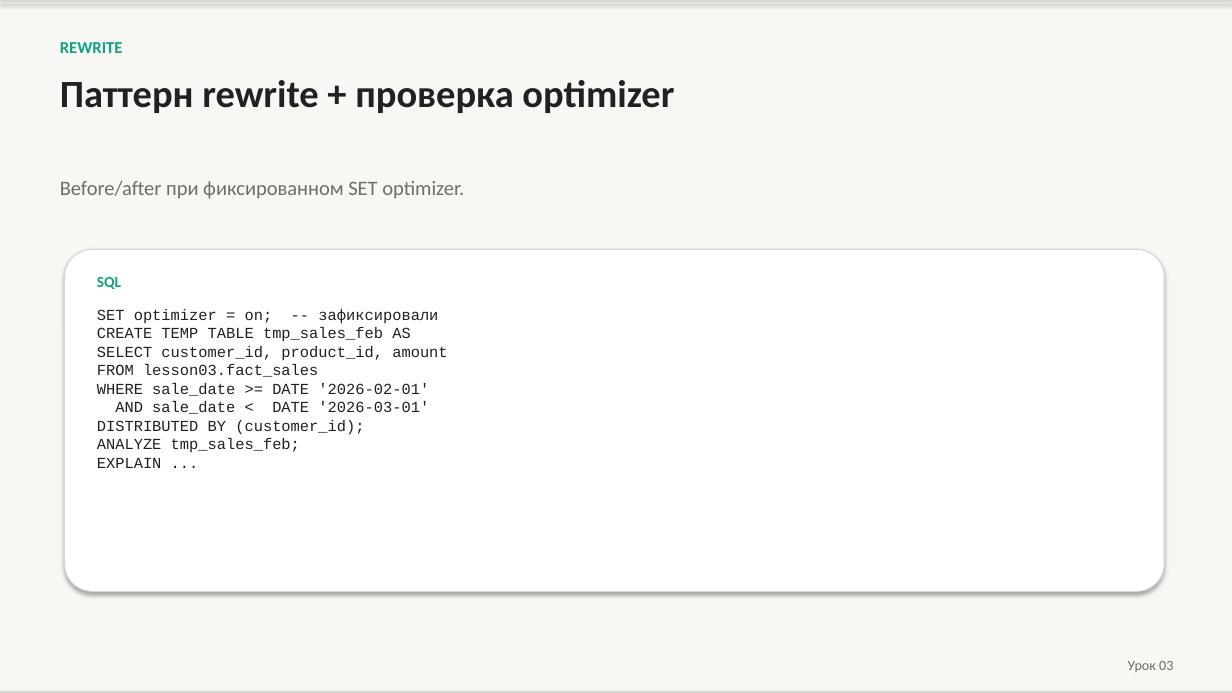
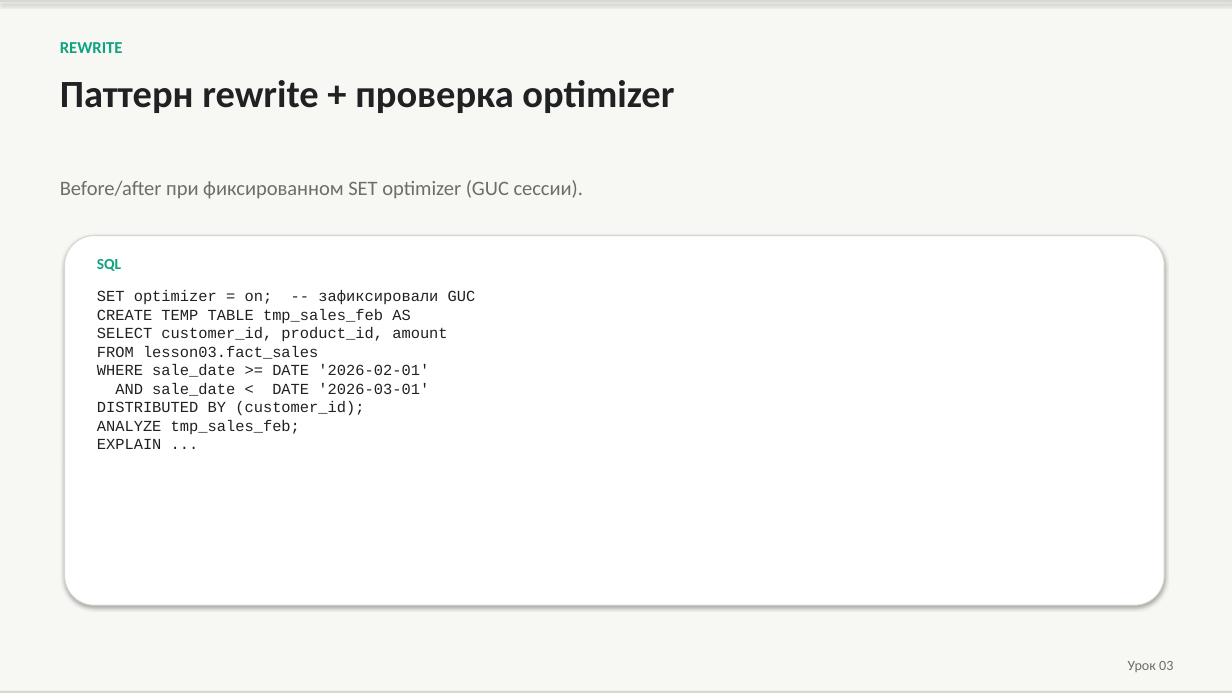
Before and after one commit to PaulKov/de-mentor, a slide deck: slide 40 of artifacts/greenplum-query-tuning-theory.pptx (slide 27 before the commit). Drawn at 1232x693 pixels with LibreOffice and Linux fonts; fonts in the diff are those of the drawing. Boxes give left, top, right and bottom in pixels: in the first picture for what was removed or moved away, otherwise in the second. Text is boxed around its words. In the diff, an @@ line names an element or a change of style, - is before the commit and + after.

```diff
--- a/artifacts/greenplum-query-tuning-theory.pptx
+++ b/artifacts/greenplum-query-tuning-theory.pptx
@@ text at box(60, 180, 584, 199): text changed @@
-Before/after при фиксированном SET optimizer.
+Before/after при фиксированном SET optimizer (GUC сессии).
@@ rounded rectangle: place and size @@
-rounded rectangle at box(65, 250, 1165, 592)
+rounded rectangle at box(65, 236, 1165, 605)
@@ text "SQL": place and size @@
-text "SQL" at box(97, 277, 121, 289)
+text "SQL" at box(97, 259, 121, 271)
@@ text at box(97, 290, 476, 449): text changed @@
-SET optimizer = on; -- зафиксировали
-CREATE TEMP TABLE tmp_sales_feb AS
-SELECT customer_id, product_id, amount
-FROM lesson03.fact_sales
-WHERE sale_date >= DATE '2026-02-01'
-AND sale_date < DATE '2026-03-01'
-DISTRIBUTED BY (customer_id);
-ANALYZE tmp_sales_feb;
-EXPLAIN ...
+SET optimizer = on; -- зафиксировали GUC
+CREATE TEMP TABLE tmp_sales_feb AS
+SELECT customer_id, product_id, amount
+FROM lesson03.fact_sales
+WHERE sale_date >= DATE '2026-02-01'
+AND sale_date < DATE '2026-03-01'
+DISTRIBUTED BY (customer_id);
+ANALYZE tmp_sales_feb;
+EXPLAIN ...
```
Also in this commit, not shown: 28 other slides changed, 13 slides added, 39 other files.
